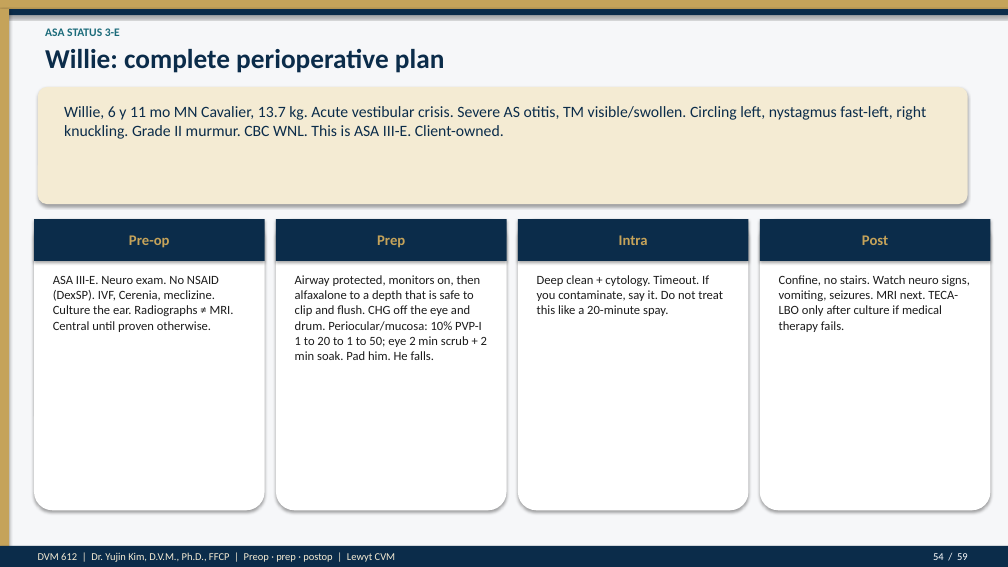
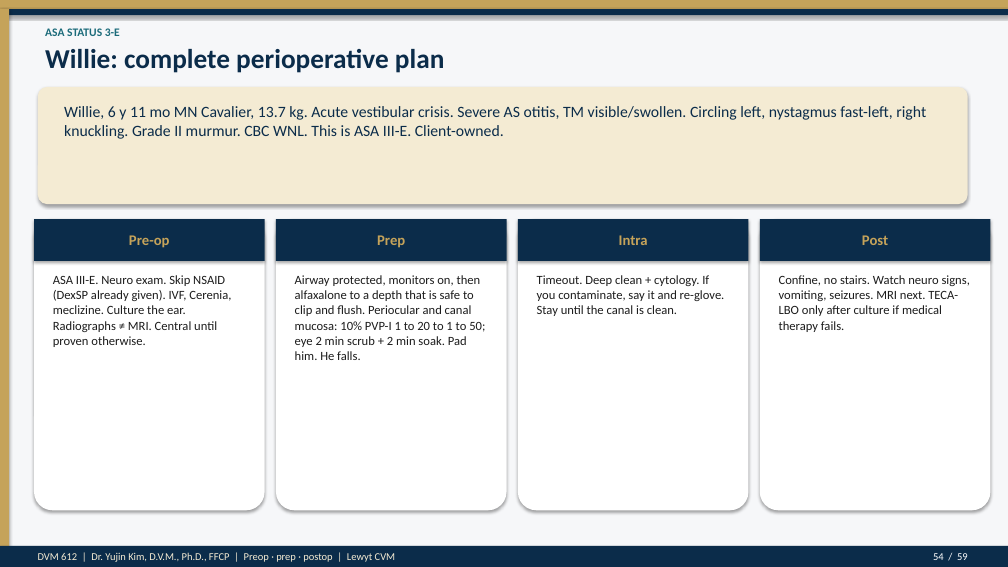
Before and after one commit to drkimvet/happycare, a slide deck: slide 54 of lectures/DVM-612_Week4_Preop_PatientPrep_Postop.pptx. Drawn at 1008x567 pixels with LibreOffice and Linux fonts; fonts in the diff are those of the drawing. Boxes give left, top, right and bottom in pixels: in the first picture for what was removed or moved away, otherwise in the second. Text is boxed around its words. In the diff, an @@ line names an element or a change of style, - is before the commit and + after.

```diff
--- a/lectures/DVM-612_Week4_Preop_PatientPrep_Postop.pptx
+++ b/lectures/DVM-612_Week4_Preop_PatientPrep_Postop.pptx
@@ text at [53,275,231,347]: text changed @@
-ASA III-E. Neuro exam. No NSAID (DexSP). IVF, Cerenia, meclizine. Culture the ear. Radiographs ≠ MRI. Central until proven otherwise.
+ASA III-E. Neuro exam. Skip NSAID (DexSP already given). IVF, Cerenia, meclizine. Culture the ear. Radiographs ≠ MRI. Central until proven otherwise.
@@ text at [295,275,485,360]: text changed @@
-Airway protected, monitors on, then alfaxalone to a depth that is safe to clip and flush. CHG off the eye and drum. Periocular/mucosa: 10% PVP-I 1 to 20 to 1 to 50; eye 2 min scrub + 2 min soak. Pad him. He falls.
+Airway protected, monitors on, then alfaxalone to a depth that is safe to clip and flush. Periocular and canal mucosa: 10% PVP-I 1 to 20 to 1 to 50; eye 2 min scrub + 2 min soak. Pad him. He falls.
@@ text at [537,275,725,316]: text changed @@
-Deep clean + cytology. Timeout. If you contaminate, say it. Do not treat this like a 20-minute spay.
+Timeout. Deep clean + cytology. If you contaminate, say it and re-glove. Stay until the canal is clean.
```
Also in this commit, not shown: 33 other slides changed, 8 other files.
